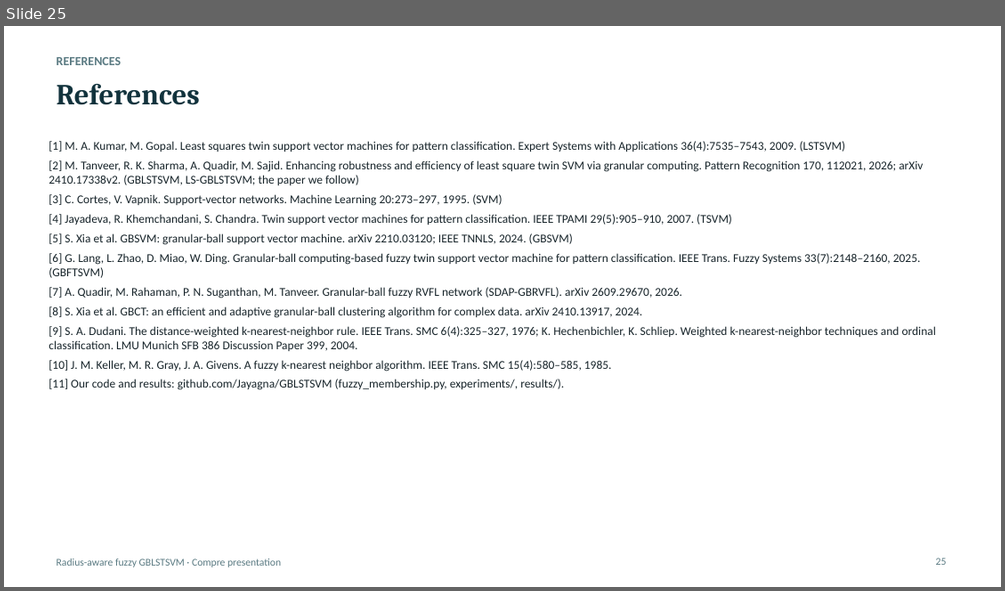
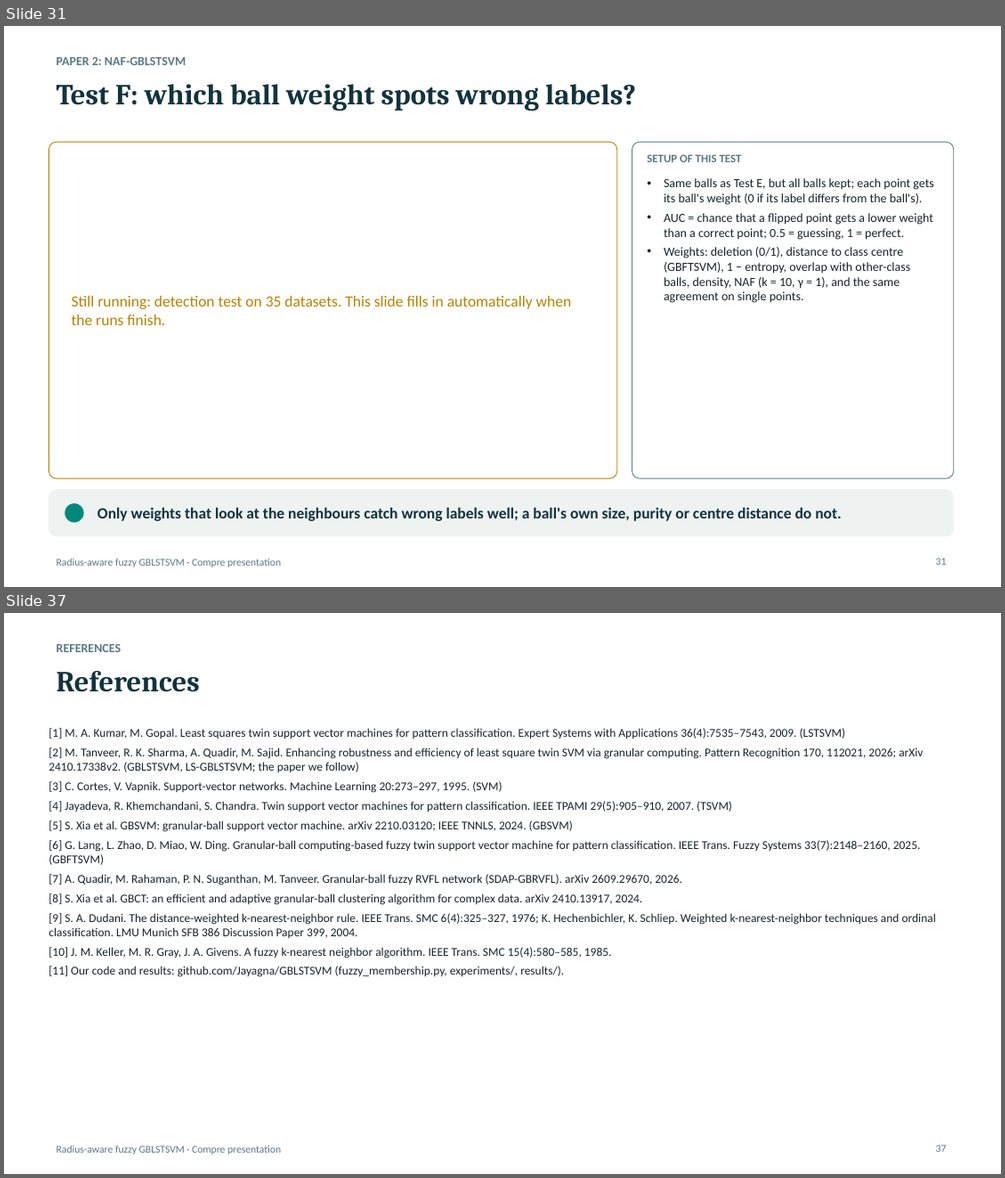
Before and after one commit to Jayagna/GBLSTSVM, a slide deck: reports/compre/compre_presentation.pptx. Shown one above the other, each under a label of ours: slide 25 before the commit, slides 31 and 37 after it; the slides between them are not shown. The pictures are 1005x591 and 1005x1178 pixels, drawn with LibreOffice and Linux fonts; fonts in the diff are those of the drawing. Boxes give left, top, right and bottom in pixels: in the first picture for what was removed or moved away, otherwise in the second. Text is boxed around its words. In the diff, an @@ line names an element or a change of style, - is before the commit and + after.

```diff
--- a/reports/compre/compre_presentation.pptx
+++ b/reports/compre/compre_presentation.pptx
@@ slide 31 added at [4, 26, 1001, 587], background #FFFFFF; not listed: 1 template element that a slide beside it also shows @@
@@ text added at [57, 57, 186, 65], 12 pt, text #5A7A82, bold @@
+PAPER 2: NAF-GBLSTSVM
@@ title added at [57, 84, 636, 111], 28 pt, text #12333D, bold @@
+Test F: which ball weight spots wrong labels?
@@ rounded rectangle added at [48, 142, 617, 478], fill #FFFFFF, outline #B88200 0.75 pt @@
@@ rounded rectangle added at [632, 142, 954, 478], fill #FFFFFF, outline #5A7A82 0.75 pt @@
@@ text added at [647, 154, 742, 162], 11 pt, text #5A7A82, bold @@
+SETUP OF THIS TEST
@@ text added at [663, 178, 934, 303], 12 pt, text #17242A @@
+• Same balls as Test E, but all balls kept; each point gets its ball's weight (0 if its label differs from the ball's).
+• AUC = chance that a flipped point gets a lower weight than a correct point; 0.5 = guessing, 1 = perfect.
+• Weights: deletion (0/1), distance to class centre (GBFTSVM), 1 − entropy, overlap with other-class balls, density, NAF (k = 10, γ = 1), and the same agreement on single points.
@@ text added at [72, 296, 572, 325], 15 pt, text #B88200 @@
+Still running: detection test on 35 datasets. This slide fills in automatically when the runs finish.
@@ rounded rectangle added at [48, 490, 954, 536], fill #EEF3F2, outline #EEF3F2 0.75 pt @@
@@ ellipse added at [65, 504, 83, 522], fill #00897B, outline #00897B 1 pt @@
@@ text added at [97, 507, 841, 521], 15 pt, text #12333D, bold @@
+Only weights that look at the neighbours catch wrong labels well; a ball's own size, purity or centre distance do not.
@@ page number added at [936, 557, 947, 564], 10 pt, text #5A7A82 @@
+31
@@ what was slide 25 is now slide 37 @@
@@ page number at [936, 1144, 947, 1151]: text changed @@
-25
+37
```
Also in this commit, not shown: 11 other slides added, 6 other files.
